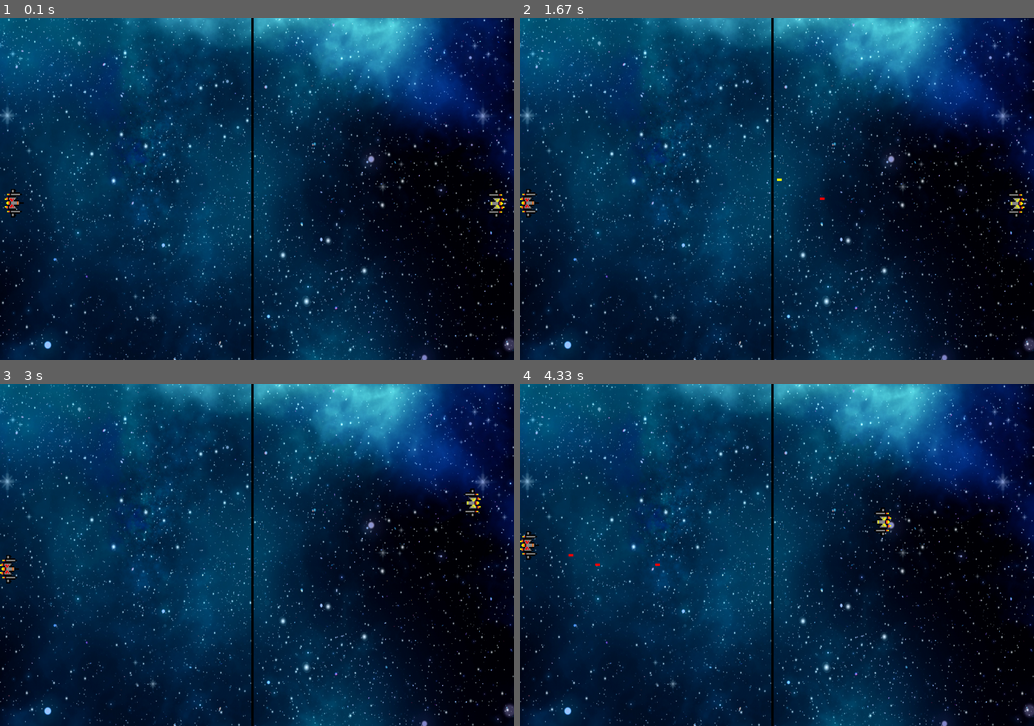
Above: before the commit, frames 1-4 (two rows, left to right).
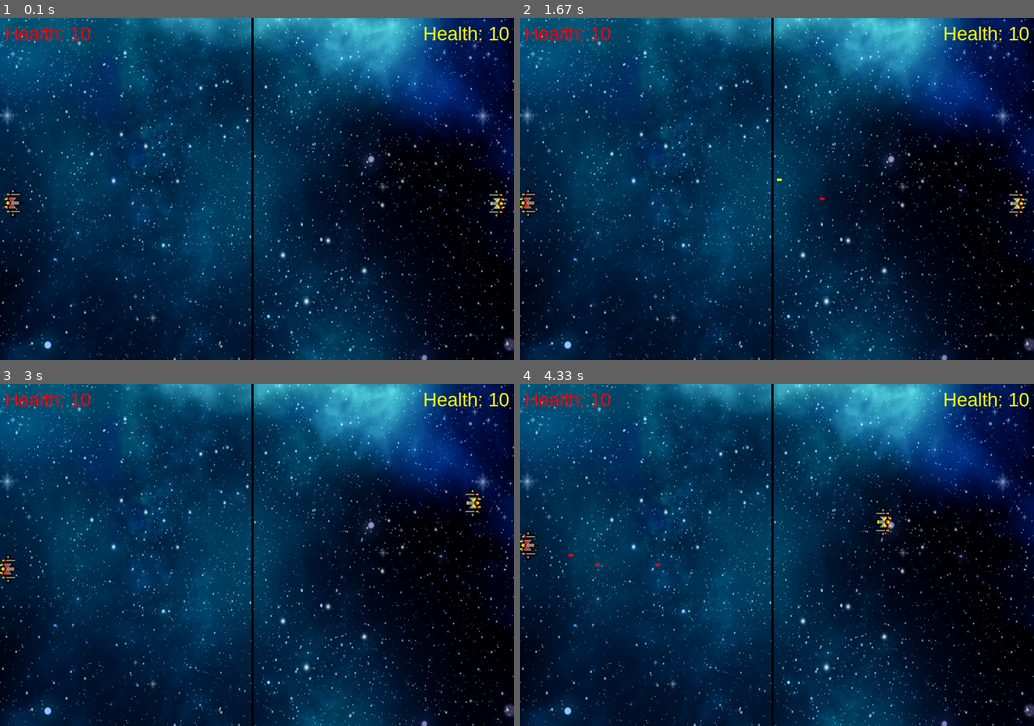
Above: after the commit, the same moments.

Repository: Rioreyblue/pygame_galaxy_fighters
Game: pygame game, started from main.py
The game is run twice, just before and just after one commit, with the same random seed, the same clock (stepped at 60 frames per second) and the same inputs.
Inputs:
- Up to frame 1 (0.1 s): no input
- Up to frame 2 (1.67 s): tap Shift at 0.33 s; tap Right Shift at 0.67 s; tap A at 1 s
- Up to frame 3 (3 s): hold Up 1.83-2.3 s; hold Right 2.33-2.8 s; hold Left from 2.83 s (still down)
- Up to frame 4 (4.33 s): release Left at 3.37 s; hold Down 3.4-3.7 s; hold Left 3.73-4.13 s; hold A 3.73-4.13 s; tap Shift at 3.8, 4.1, 4.23 s; hold Up from 4.17 s (still down); hold W from 4.17 s (still down)

The runs differ from the first frame. In frame 1, 0.6% of the frame differs, in the area x 1-99%, y 2-7%; in frame 2, 0.6%; in frame 3, 0.6%; in frame 4, 0.6%.

Commit message:
fix bugs

Diff:
--- a/src/game.py
+++ b/src/game.py
@@ -1,4 +1,5 @@
 import pygame
+pygame.font.init()
 
 WIDTH, HEIGHT = 1080, 720
 WIN = pygame.display.set_mode((WIDTH, HEIGHT))
@@ -29,10 +30,15 @@
 BULLETS_VEL = 7
 MAX_BULLETS = 3
 
-def draw(yellow_player, red_player, red_bullets, yellow_bullets):
+HEALTH_FONT = pygame.font.SysFont('sans-serif', 40)
+def draw(yellow_player, red_player, red_bullets, yellow_bullets, red_health, yellow_health):
     WIN.blit(BG,(0,0))
     WIN.blit(RED_SPACESHIP,(red_player.x, red_player.y))
     WIN.blit(YELLOW_SPACESHIP,(yellow_player.x, yellow_player.y))
+    red_health_text = HEALTH_FONT.render("Health: " + str(red_health),1,"red")
+    yellow_health_text = HEALTH_FONT.render("Health: " + str(yellow_health),1,"yellow")
+    WIN.blit(red_health_text, (10, 10))
+    WIN.blit(yellow_health_text, (WIDTH - yellow_health_text.get_width()- 10, 10))
 
     for bullet in red_bullets:
         pygame.draw.rect(WIN, "red", bullet)
@@ -123,12 +129,15 @@
         if yellow_health <= 0:
             winner_text = "Red Wins"
 
+        if winner_text != "":
+            pass
+
         # print(red_bullets)
         keys_presed = pygame.key.get_pressed()
         red_handle_movements(keys_presed, red_player)
         yellow_handle_movements(keys_presed, yellow_player)
         handle_bullets(red_player, yellow_player, red_bullets, yellow_bullets)
-        draw(yellow_player, red_player, red_bullets, yellow_bullets)
+        draw(yellow_player, red_player, red_bullets, yellow_bullets, red_health, yellow_health)
 
 
     pygame.quit()
